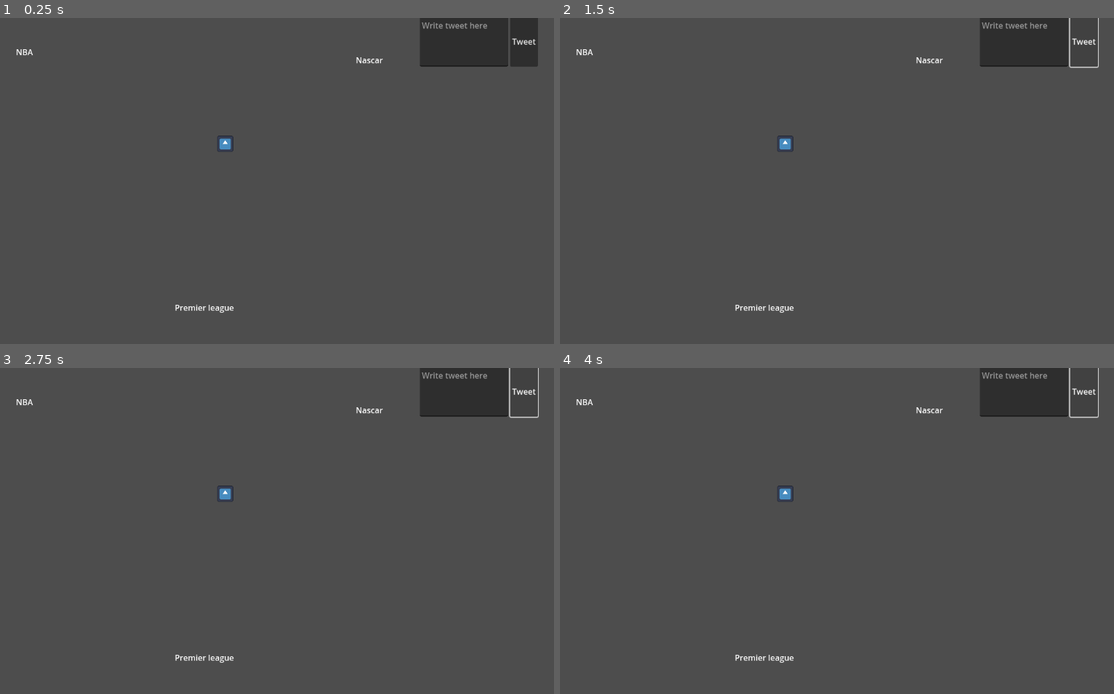
Above: before the commit, frames 1-4 (two rows, left to right).
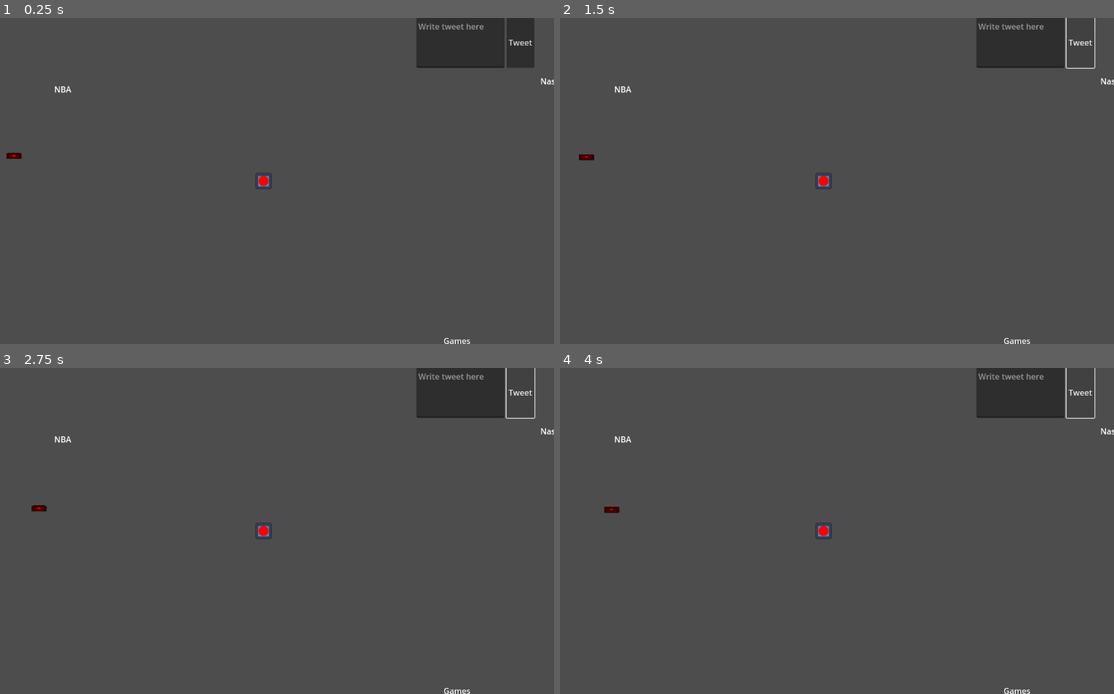
Above: after the commit, the same moments.

Repository: loiveli/FGJ2025
Game: Godot game, scene res://Root.tscn
The game is run twice, just before and just after one commit, with the same random seed, the same clock (stepped at 60 frames per second) and the same inputs. The engine's default icon, where the game draws it, is replaced by a stand-in: a white triangle on a blue panel in a dark square.
Inputs:
- Up to frame 1 (0.25 s): no input
- Up to frame 2 (1.5 s): click "Tweet" at 0.5 s; click "Tweet" at 1.25 s
- Up to frame 3 (2.75 s): click "Tweet" at 2 s
- Up to frame 4 (4 s): tap Enter at 2.75 s; tap Space at 3.5 s

The runs differ from the first frame. In frame 1, 1.1% of the frame differs, in the area x 1-100%, y 0-100%; in frame 2, 1.1%; in frame 3, 1.1%; in frame 4, 1.1%.

Commit message:
Changed model config

Diff:
--- a/Root.tscn
+++ b/Root.tscn
@@ -1,17 +1,18 @@
-[gd_scene load_steps=6 format=3 uid="uid://bponl4tqx263q"]
+[gd_scene load_steps=7 format=3 uid="uid://bponl4tqx263q"]
 
 [ext_resource type="Texture2D" uid="uid://bpabpnwc0e5yf" path="res://icon.svg" id="1_1ctoo"]
 [ext_resource type="Script" path="res://player.gd" id="2_43n2e"]
 [ext_resource type="Script" path="res://tweet.gd" id="3_063s7"]
 [ext_resource type="PackedScene" uid="uid://hprip2fjn5c7" path="res://bubble.tscn" id="4_1fda2"]
 [ext_resource type="PackedScene" uid="uid://dfr54ojd8lgxj" path="res://api/api.tscn" id="4_vjfwk"]
+[ext_resource type="Script" path="res://enemy.gd" id="6_46yek"]
 
 [node name="Node2D" type="Node2D"]
 
 [node name="Player" type="CharacterBody2D" parent="." node_paths=PackedStringArray("tweetButton")]
 position = Vector2(500, 250)
 script = ExtResource("2_43n2e")
-tweetButton = NodePath("../DebugUI/HBoxContainer/Button")
+tweetButton = NodePath("DebugUI/HBoxContainer/Button")
 
 [node name="PlayerSprite" type="Sprite2D" parent="Player"]
 scale = Vector2(0.25, 0.25)
@@ -21,45 +22,73 @@
 scale = Vector2(0.25, 0.25)
 polygon = PackedVector2Array(59.1, -64, -59, -64, -63.8, -59, -64, 61, -60.3, 64, 59.6, 64, 63.9, 59, 64, -61.1)
 
-[node name="DebugUI" type="GridContainer" parent="."]
-offset_left = 886.0
-offset_top = -3.0
-offset_right = 1154.0
-offset_bottom = 653.0
+[node name="Camera2D" type="Camera2D" parent="Player"]
+
+[node name="DebugUI" type="GridContainer" parent="Player"]
+offset_left = 303.0
+offset_top = -325.0
+offset_right = 571.0
+offset_bottom = 331.0
 size_flags_horizontal = 3
 size_flags_vertical = 3
 
-[node name="HBoxContainer" type="HBoxContainer" parent="DebugUI"]
+[node name="HBoxContainer" type="HBoxContainer" parent="Player/DebugUI"]
 layout_mode = 2
 
-[node name="TextEdit" type="TextEdit" parent="DebugUI/HBoxContainer"]
+[node name="TextEdit" type="TextEdit" parent="Player/DebugUI/HBoxContainer"]
 custom_minimum_size = Vector2(175, 100)
 layout_mode = 2
 placeholder_text = "Write tweet here"
 wrap_mode = 1
 
-[node name="Button" type="Button" parent="DebugUI/HBoxContainer" node_paths=PackedStringArray("player", "tweetText", "API")]
+[node name="Button" type="Button" parent="Player/DebugUI/HBoxContainer" node_paths=PackedStringArray("player", "tweetText", "API")]
 custom_minimum_size = Vector2(25, 0)
 layout_mode = 2
 text = "Tweet"
 script = ExtResource("3_063s7")
-player = NodePath("../../../Player")
+player = NodePath("../../..")
 tweetText = NodePath("../TextEdit")
-API = NodePath("../../../API")
+API = NodePath("../../../../API")
+
+[node name="Enemy" type="CharacterBody2D" parent="." node_paths=PackedStringArray("player")]
+position = Vector2(0, 200)
+script = ExtResource("6_46yek")
+player = NodePath("../Player")
+
+[node name="Sprite2D" type="Sprite2D" parent="Enemy"]
+modulate = Color(1, 0, 0, 1)
+scale = Vector2(0.234375, 0.0937501)
+texture = ExtResource("1_1ctoo")
+
+[node name="CollisionPolygon2D" type="CollisionPolygon2D" parent="Enemy"]
+scale = Vector2(0.234375, 0.0937501)
+polygon = PackedVector2Array(59.1, -64, -59, -64, -63.8, -59, -64, 61, -60.3, 64, 59.6, 64, 63.9, 59, 64, -61.1)
 
 [node name="SportsBubble" parent="." instance=ExtResource("4_1fda2")]
 position = Vector2(107, 67)
 bubble = "NBA"
 
 [node name="RockBubble" parent="." instance=ExtResource("4_1fda2")]
-position = Vector2(781, 83)
+position = Vector2(1071, 51)
 bubble = "Nascar"
 
 [node name="MemeBubble" parent="." instance=ExtResource("4_1fda2")]
-position = Vector2(422, 575)
+position = Vector2(1490, 569)
 bubble = "Premier league"
 
 [node name="API" parent="." instance=ExtResource("4_vjfwk")]
 position = Vector2(-35, 207)
 
-[connection signal="pressed" from="DebugUI/HBoxContainer/Button" to="DebugUI/HBoxContainer/Button" method="_on_pressed"]
+[node name="MemeBubble4" parent="." instance=ExtResource("4_1fda2")]
+position = Vector2(879, 567)
+bubble = "Games"
+
+[node name="MemeBubble2" parent="." instance=ExtResource("4_1fda2")]
+position = Vector2(349, 945)
+bubble = "Rock"
+
+[node name="MemeBubble3" parent="." instance=ExtResource("4_1fda2")]
+position = Vector2(-178, 484)
+bubble = "Movies"
+
+[connection signal="pressed" from="Player/DebugUI/HBoxContainer/Button" to="Player/DebugUI/HBoxContainer/Button" method="_on_pressed"]
--- /dev/null
+++ b/enemy.gd
@@ -0,0 +1,19 @@
+extends CharacterBody2D
+
+var targetPosition: Vector2
+const SPEED = 20
+@export var player: CharacterBody2D
+
+func _ready():
+	targetPosition = player.position
+
+func _physics_process(delta: float) -> void:
+
+	if (position-targetPosition).length() < SPEED*delta:
+		targetPosition = player.position
+	else:
+		move_and_collide(position.direction_to(targetPosition) * SPEED *delta)
+		queue_redraw()
+
+func _draw():
+	draw_circle((targetPosition-global_position), 10, Color("RED"))
--- a/player.gd
+++ b/player.gd
@@ -18,7 +18,7 @@
 	targetPosition = position + impulseVector
 
 
-func _process(delta: float) -> void:
+func _physics_process(delta: float) -> void:
 	if (position - targetPosition).length()>speed*delta:
 		var move = move_and_collide(position.direction_to(targetPosition)*speed*delta)
 		if move:
Not shown, changed: sim-api/main.py
